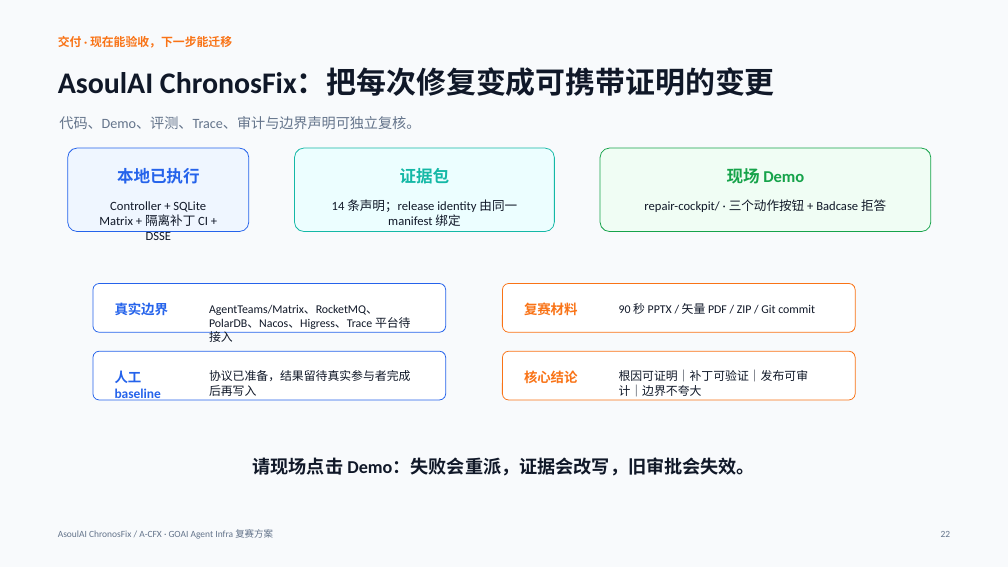
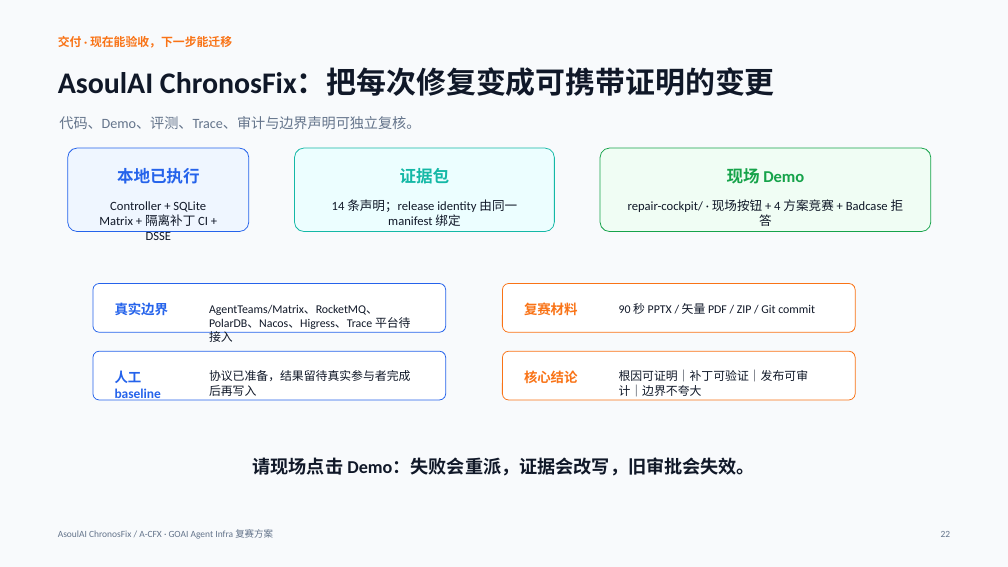
Before and after one commit to ASOUL-Official/asoulai-chronosfix, a slide deck: slide 6 of submission/ChronosFix_90秒答辩版.pptx. Drawn at 1008x567 pixels with LibreOffice and Linux fonts; fonts in the diff are those of the drawing. Boxes give left, top, right and bottom in pixels: in the first picture for what was removed or moved away, otherwise in the second. Text is boxed around its words. In the diff, an @@ line names an element or a change of style, - is before the commit and + after.

```diff
--- a/submission/ChronosFix_90秒答辩版.pptx
+++ b/submission/ChronosFix_90秒答辩版.pptx
@@ text at box(628, 199, 904, 226): text changed @@
-repair-cockpit/ · 三个动作按钮 + Badcase 拒答
+repair-cockpit/ · 现场按钮 + 4 方案竞赛 + Badcase 拒答
```
Also in this commit, not shown: 4 other slides changed, 21 other files.
